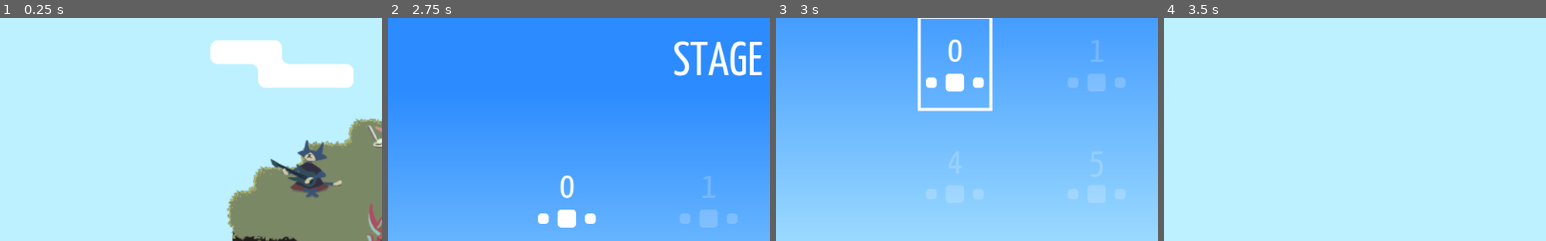
Above: before the commit, frames 1-4 (left to right).
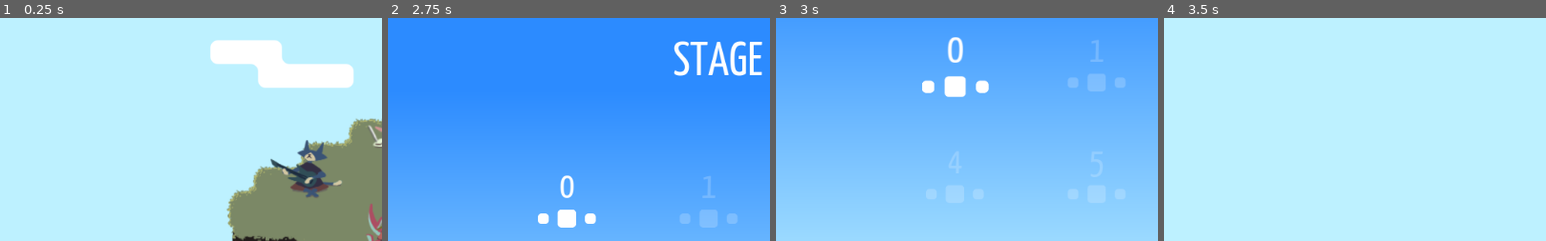
Above: after the commit, the same moments.

Repository: uspgamedev/skyjammers
Game: Godot game, scene res://menus/title/main.tscn
The game is run twice, just before and just after one commit, with the same random seed, the same clock (stepped at 60 frames per second) and the same inputs. Sound files missing from this copy of the repository are replaced by a short silence.
Inputs:
- Up to frame 1 (0.25 s): no input
- Up to frame 2 (2.75 s): hold Space (action_play) 0.53-1.28 s; tap Space (action_play) at 1.35 s; tap Enter at 2 s; hold Space (action_play) from 2.03 s (still down)
- Up to frame 3 (3 s): release Space (action_play) at 2.75 s; click "0" at 2.75 s
- Up to frame 4 (3.5 s): no input
The pictures show only the part of the screen within x 0-50%, y 0-50%; the shares and areas given below are measured in that part.

Frames 1-2 are identical in both runs. In frame 3, 2.1% of the frame differs, in the area x 37-57%, y 0-42%; in frame 4, nothing differs.

Commit message:
SFX + hover

Diff:
--- /dev/null
+++ b/game/menus/click-sfx.tscn
@@ -0,0 +1,11 @@
+[gd_scene load_steps=2 format=2]
+
+[ext_resource path="res://menus/stage-selector/click_select.wav" type="AudioStream" id=1]
+
+[node name="AudioStreamPlayer" type="AudioStreamPlayer"]
+
+stream = ExtResource( 1 )
+volume_db = -10.0
+autoplay = false
+mix_target = 0
+bus = "Master"
--- a/game/menus/stage-selector/button.gd
+++ b/game/menus/stage-selector/button.gd
@@ -2,3 +2,9 @@
 
 func set_stage_id(id):
 	$Label.text = var2str(id)
+
+func _hover():
+	self.rect_scale = Vector2(1.15, 1.15)
+
+func _unhover():
+	self.rect_scale = Vector2(1, 1)
--- a/game/menus/stage-selector/button.tscn
+++ b/game/menus/stage-selector/button.tscn
@@ -4,7 +4,7 @@
 [ext_resource path="res://menus/stage-selector/button.gd" type="Script" id=2]
 [ext_resource path="res://menus/stage-selector/enfeite.png" type="Texture" id=3]
 [ext_resource path="res://menus/YanoneKaffeesatz-Regular.ttf" type="DynamicFontData" id=4]
-[ext_resource path="res://menus/stage-selector/click_select.wav" type="AudioStream" id=5]
+[ext_resource path="res://menus/click-sfx.tscn" type="PackedScene" id=5]
 
 [sub_resource type="DynamicFont" id=1]
 
@@ -22,7 +22,7 @@
 anchor_bottom = 0.0
 margin_right = 100.0
 margin_bottom = 100.0
-rect_pivot_offset = Vector2( 0, 0 )
+rect_pivot_offset = Vector2( 50, 50 )
 focus_mode = 2
 mouse_filter = 0
 mouse_default_cursor_shape = 0
@@ -36,7 +36,7 @@
 flat = false
 align = 1
 script = ExtResource( 2 )
-_sections_unfolded = [ "Anchor", "Margin", "Theme", "custom_fonts" ]
+_sections_unfolded = [ "Anchor", "Margin", "Rect", "Theme", "custom_fonts" ]
 
 [node name="TextureRect" type="TextureRect" parent="." index="0"]
 
@@ -76,12 +76,8 @@
 max_lines_visible = -1
 _sections_unfolded = [ "Anchor", "Margin", "Mouse", "Theme", "custom_colors", "custom_fonts" ]
 
-[node name="AudioStreamPlayer" type="AudioStreamPlayer" parent="." index="2"]
+[node name="AudioStreamPlayer" parent="." index="2" instance=ExtResource( 5 )]
 
-stream = ExtResource( 5 )
-volume_db = -10.0
-autoplay = false
-mix_target = 0
-bus = "Master"
+[connection signal="mouse_entered" from="." to="." method="_hover"]
 
-[connection signal="pressed" from="." to="AudioStreamPlayer" method="play"]
+[connection signal="mouse_exited" from="." to="." method="_unhover"]
--- a/game/menus/stage-selector/main.tscn
+++ b/game/menus/stage-selector/main.tscn
@@ -48,7 +48,7 @@
 font_data = ExtResource( 14 )
 _sections_unfolded = [ "Font", "Settings" ]
 
-[node name="StageSelector" type="Control" index="0"]
+[node name="StageSelector" type="Control"]
 
 anchor_left = 0.0
 anchor_top = 0.0
--- a/game/menus/theme.tres
+++ b/game/menus/theme.tres
@@ -26,32 +26,32 @@
 
 [sub_resource type="StyleBoxFlat" id=4]
 
-content_margin_left = -1.0
-content_margin_right = -1.0
-content_margin_top = -1.0
-content_margin_bottom = -1.0
+content_margin_left = 20.0
+content_margin_right = 20.0
+content_margin_top = 20.0
+content_margin_bottom = 20.0
 bg_color = Color( 0.6, 0.6, 0.6, 0 )
 draw_center = true
-border_width_left = 4
-border_width_top = 4
-border_width_right = 4
-border_width_bottom = 4
-border_color = Color( 1, 1, 1, 1 )
+border_width_left = 0
+border_width_top = 0
+border_width_right = 0
+border_width_bottom = 0
+border_color = Color( 1, 1, 1, 0 )
 border_blend = false
 corner_radius_top_left = 0
 corner_radius_top_right = 0
 corner_radius_bottom_right = 0
 corner_radius_bottom_left = 0
 corner_detail = 8
-expand_margin_left = 0.0
-expand_margin_right = 0.0
-expand_margin_top = 0.0
-expand_margin_bottom = 0.0
+expand_margin_left = 4.0
+expand_margin_right = 4.0
+expand_margin_top = 4.0
+expand_margin_bottom = 4.0
 shadow_color = Color( 0, 0, 0, 0.6 )
 shadow_size = 0
 anti_aliasing = true
 anti_aliasing_size = 1
-_sections_unfolded = [ "Border", "Border Width" ]
+_sections_unfolded = [ "Anti Aliasing", "Border", "Border Width", "Content Margin", "Corner Radius", "Expand Margin", "Shadow" ]
 
 [sub_resource type="StyleBoxFlat" id=5]
 
@@ -90,21 +90,21 @@
 content_margin_bottom = -1.0
 bg_color = Color( 0.6, 0.6, 0.6, 0 )
 draw_center = true
-border_width_left = 6
-border_width_top = 6
-border_width_right = 6
-border_width_bottom = 6
-border_color = Color( 1, 1, 1, 1 )
+border_width_left = 0
+border_width_top = 0
+border_width_right = 0
+border_width_bottom = 0
+border_color = Color( 0, 0, 0, 0 )
 border_blend = false
 corner_radius_top_left = 0
 corner_radius_top_right = 0
 corner_radius_bottom_right = 0
 corner_radius_bottom_left = 0
 corner_detail = 8
-expand_margin_left = 2.0
-expand_margin_right = 2.0
-expand_margin_top = 2.0
-expand_margin_bottom = 2.0
+expand_margin_left = 0.0
+expand_margin_right = 0.0
+expand_margin_top = 0.0
+expand_margin_bottom = 0.0
 shadow_color = Color( 0, 0, 0, 0.6 )
 shadow_size = 0
 anti_aliasing = true
@@ -171,4 +171,4 @@
 Panel/styles/panel = SubResource( 8 )
 Panel/styles/panelf = null
 Panel/styles/panelnc = null
-_sections_unfolded = [ "Button", "Button/colors", "Button/constants", "Button/fonts", "Button/styles", "Panel/styles", "Resource" ]
+_sections_unfolded = [ "Button", "Button/colors", "Button/constants", "Button/fonts", "Button/styles", "Panel", "Panel/styles", "Resource" ]
--- a/game/menus/title/main.tscn
+++ b/game/menus/title/main.tscn
@@ -9,6 +9,7 @@
 [ext_resource path="res://Instruments/Xylophone/croc-xylo.png" type="Texture" id=7]
 [ext_resource path="res://clouds/Cloud.tscn" type="PackedScene" id=8]
 [ext_resource path="res://menus/theme.tres" type="Theme" id=9]
+[ext_resource path="res://menus/click-sfx.tscn" type="PackedScene" id=10]
 
 [sub_resource type="GDScript" id=1]
 
@@ -22,7 +23,7 @@
 
 func _unhandled_input(event):
 	if not lock and event.is_action_pressed(\"action_play\"):
-		print(\"asd\")
+		$AudioStreamPlayer.play()
 		self.lock = true
 		$LeaveTween.interpolate_method(self, \"_set_scroll\", 0, 800, 1, Tween.TRANS_LINEAR,
 									   Tween.EASE_IN_OUT)
@@ -119,7 +120,7 @@
 "values": [ 0, 1 ]
 }
 
-[node name="Title" type="Node2D" index="0"]
+[node name="Title" type="Node2D"]
 
 script = SubResource( 1 )
 
@@ -274,6 +275,8 @@
 playback/repeat = false
 playback/speed = 1.0
 
+[node name="AudioStreamPlayer" parent="." index="3" instance=ExtResource( 10 )]
+
 
 [editable path="ParallaxBackground"]
 [editable path="ParallaxBackground/Island"]
Not shown: 1 places in game/menus/title/main.tscn that only renumber resources
